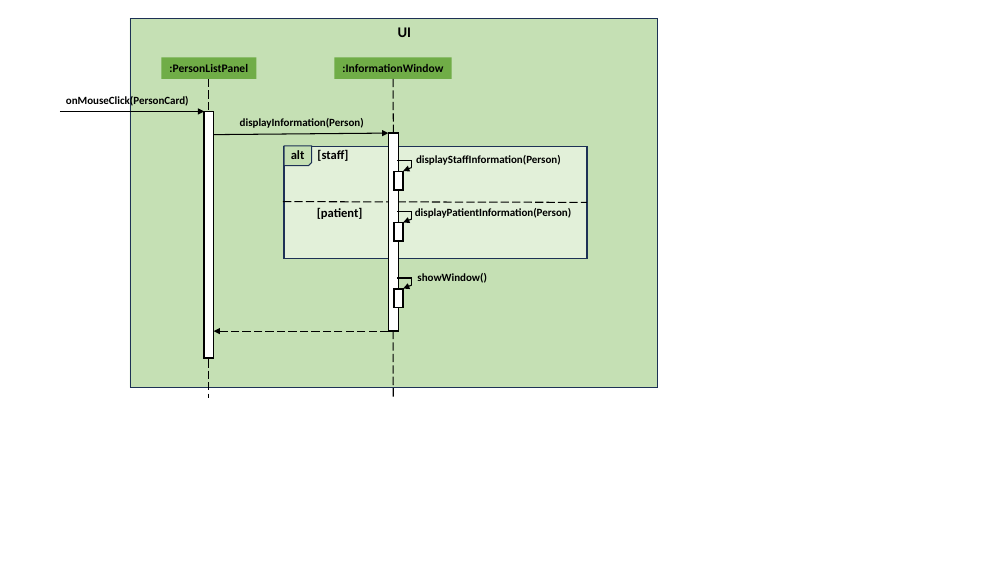
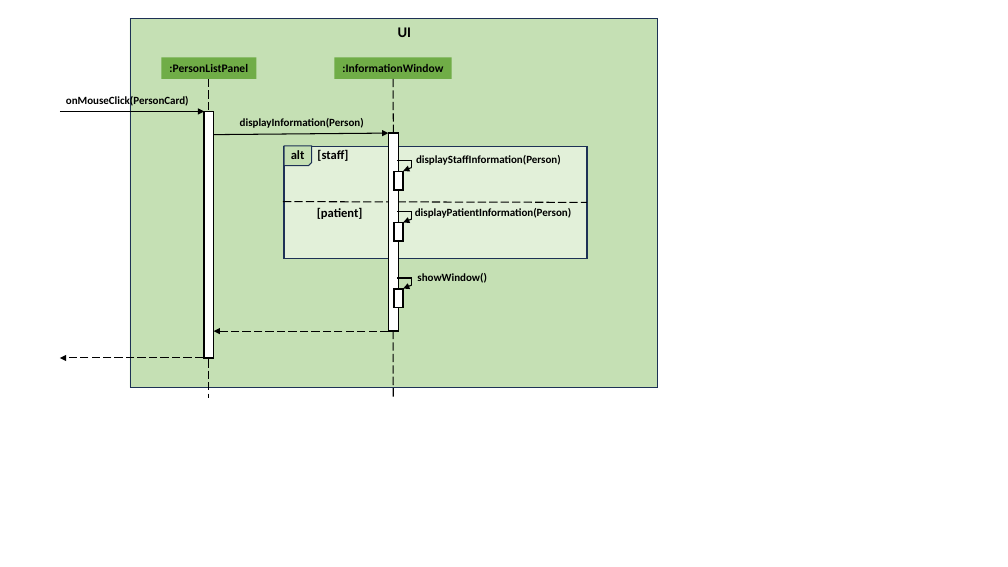
Before and after one commit to shuenj/tp, a slide deck: slide 1 of docs/diagrams/informationPersonListSequenceDiagram.pptx. Drawn at 1008x567 pixels with LibreOffice and Linux fonts; fonts in the diff are those of the drawing. Boxes give left, top, right and bottom in pixels: in the first picture for what was removed or moved away, otherwise in the second. Text is boxed around its words. In the diff, an @@ line names an element or a change of style, - is before the commit and + after.

```diff
--- a/docs/diagrams/informationPersonListSequenceDiagram.pptx
+++ b/docs/diagrams/informationPersonListSequenceDiagram.pptx
@@ arrow added from (203, 358) to (60, 358), #000000 1 pt dashed @@
```
Also in this commit, not shown: 2 other files.
